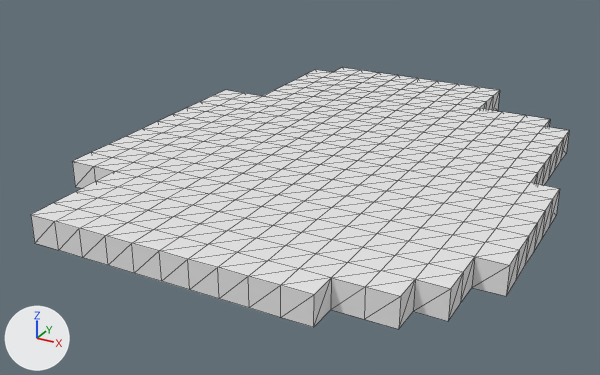
Renders of the OBJ model ETHGlobal Game/Assets/Meshes/Room1.obj from each side of a commit.
Before and after are seen from a camera (50 mm lens) standing at (7.84, -14.76, 5.6) and looking at (0.96, -2.25, -0.65). Arrows for +X, +Y and +Z are at lower left; the lights stay in place. Mesh edges are drawn as thin lines. Where no turn or scale is listed for an object, it has been applied to the vertices. Vertices at the same position are counted once.
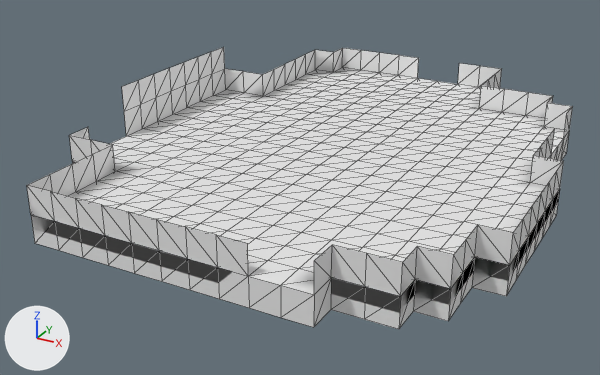
Pixel boxes (x1, y1, x2, y2) of what changed, in the pictures (600 x 375 px):
'Default', reshaped (8% taller)
    before: (31, 67, 569, 329)
    after: (27, 47, 573, 329)
part 1 of me_default, added
    after: (27, 47, 573, 296)

Edits to the bpy script that builds the scene:
```text
Change me_default:
    used by ob_default; location = (0.0, 0.0, 0.0)
    remove me_default.from_pydata(...)  # 377 vertices, 680 faces; spans x -2.5..5.5, y -6.5..3.5, z -0.5..0.0
    add me_default.from_pydata(...)  # 453 vertices, 822 faces; spans x -2.5..5.5, y -6.5..3.5, z -0.5..1.0
    me_default part 1
    68 new vertices lie (0.0, 0.0, 0.5) away from vertices in x -2.5..5.5, y -6.5..3.5, z 0.0
    8 new vertices lie (0.0, 0.0, 0.5) away from vertices in x -2.5, y -3.0..0.5, z 0.5
    142 new faces join them
```
